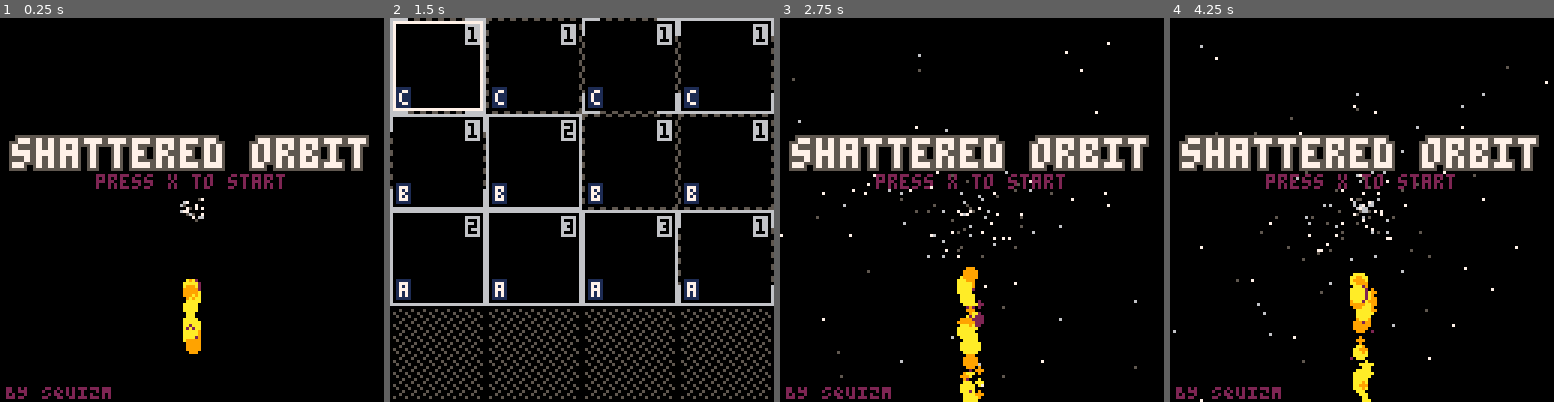
Above: before the commit, frames 1-4 (left to right).
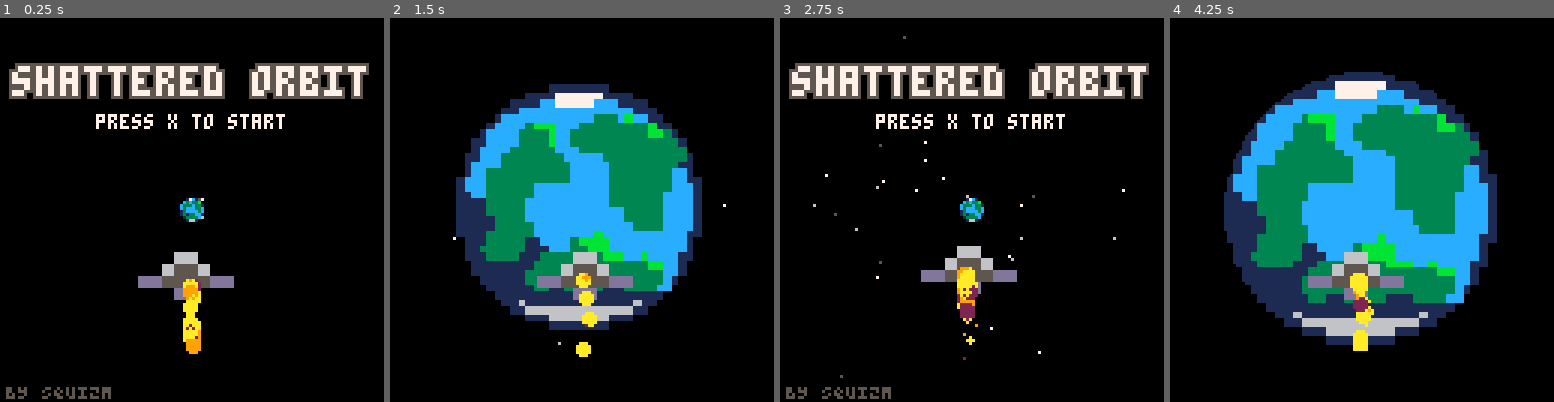
Above: after the commit, the same moments.

Repository: bancliffe/fof
Game: PICO-8 cartridge fof.p8
The game is run twice, just before and just after one commit, with the same random seed, the same clock (stepped at 60 frames per second) and the same inputs.
Inputs:
- Up to frame 1 (0.25 s): no input
- Up to frame 2 (1.5 s): tap X (X key) at 0.33, 1.07 s; tap O (Z key) at 0.7 s
- Up to frame 3 (2.75 s): hold Right 1.6-2.1 s; tap O (Z key) at 1.7, 2.1, 2.5 s; tap X (X key) at 1.85 s; hold Up 2.15-2.42 s; hold Right from 2.47 s (still down)
- Up to frame 4 (4.25 s): tap O (Z key) every 0.4 s from 2.9 to 4.1 s; tap X (X key) at 2.97, 4.08 s; release Right at 3.03 s; hold Left 3.08-3.58 s; hold Down 3.63-3.97 s; hold Right from 4.02 s (still down)

The runs differ from the first frame. In frame 1, 18% of the frame differs, in the area x 1-97%, y 11-100%; in frame 2, 44%, in the area x 0-100%, y 0-100%; in frame 3, 20%; in frame 4, 43%.

Commit message:
Added menu music and planet crash

Diff:
--- a/fof.lua
+++ b/fof.lua
@@ -3,13 +3,13 @@
 
 function _init()
     current_state=state.main_menu
-    current_state.init()
+    current_state:init()
 end
 
 function _update()
-    current_state.update()
+    current_state:update()
 end
 
 function _draw()
-    current_state.draw()
+    current_state:draw()
 end
--- a/states/main_menu.lua
+++ b/states/main_menu.lua
@@ -1,41 +1,93 @@
-
 particles={}
 max_particles=32
 ship_particles={}
 max_ship_particles=64
 
 state.main_menu={
-    init=function()
+
+    start_game=false,
+    start_timer=0,
+
+    init=function(self)
         for i=1,max_particles do
             add_menu_particle()
         end
         for i=1,max_ship_particles do
             add_ship_particle()
         end
+        music(0)
     end,
 
-    update=function()
+    update=function(self)
         if btnp(❎) then
-            current_state=state.map
-            current_state.init()
+            self.start_game = true
         end
+
+        if self.start_game then
+            self.start_timer +=1
+            if self.start_timer >60 then
+                current_state=state.map
+                current_state:init()
+                self.start_game=false
+                self.start_timer=0
+            end
+        end
+
         update_menu_particles()
         update_ship_particles()
     end,
 
-    draw=function()
+    draw=function(self)
         cls(0)
         camera()
         draw_menu_particles()
-        print_c("\f7\^w\^t\^o5ffshattered orbit", 64,40,2)
-        print_c("press x to start", 64, 52, 2)
-        print("BY SQUIZM", 2, 122, 2)
 
-       spr(1, 60, 60) -- Planet
-       sspr(16, 0, 8, 8, 48 + sin(time()*0.5)*1.5, 70 + cos(time()*0.5)*1.5, 32, 32)
+        -- center for the planet
+        local cx, cy = 64, 64
+        local base_size = 8
 
-        draw_ship_particles()
+        if not self.start_game then
+            local dw = base_size
+            local dh = base_size
+            -- sprite 1 is at (8,0) in the sprite sheet (32x32)
+            palt(0,false)
+            palt(14, true)
+            sspr(24, 0, 32, 32, cx - dw/2, cy - dh/2, dw, dh)
+            palt()
 
+            print_c("\f7\^w\^t\^o5ffshattered orbit", 64,16,2)
+            print_c("press x to start", 64, 32, 7)
+            -- draw ship
+            sspr(16, 0, 8, 8, 48 + sin(time()*0.5)*1.5, 70 + cos(time()*0.5)*1.5, 32, 32)
+            draw_ship_particles()
+
+            print("BY SQUIZM", 2, 122, 5)
+        else
+            -- grow planet centered over time (self.start_timer)
+            local t = mid(0, self.start_timer/60, 1) -- 0..1 over 60 frames
+            local max_size = 128
+            -- ease (optional): smoothstep like ease-in-out
+            local ease = t * t * (3 - 2 * t)
+            local size = base_size + (max_size - base_size) * ease
+            palt(0,false)
+            palt(14, true)
+            sspr(24, 0, 32, 32, cx - size/2, cy - size/2, size, size)
+            palt()
+
+            -- draw ship
+            sspr(16, 0, 8, 8, 48 + sin(time()*0.5)*1.5, 70 + cos(time()*0.5)*1.5, 32, 32)
+            draw_ship_particles()
+
+            print("BY SQUIZM", 2, 122, 5)
+
+
+            poke(0x5f34,0x2)
+            t = mid(0, self.start_timer/60, 1)
+            local rad = 128 * (1 - t)
+            if rad > 1 then
+	            circfill(64,64,rad,0|0x1800)
+            end
+        end
     end
 }
 
--- a/states/map.lua
+++ b/states/map.lua
@@ -1,7 +1,10 @@
 state.map={
+
     init=function()
+        music(-1)
         terrain_deck = {}
         selected_terrain={x=0, y=0}
+        selected_unit=1 -- default to the first unit in the tile
         setup_test_mission()
 
         show_los = false
@@ -20,10 +23,24 @@
     end,
 
     update=function()
-        if btnp(⬅️) then selected_terrain.x = (selected_terrain.x - 1) % 4 end
-        if btnp(➡️) then selected_terrain.x = (selected_terrain.x + 1) % 4 end
-        if btnp(⬆️) then selected_terrain.y = (selected_terrain.y - 1) % 4 end
-        if btnp(⬇️) then selected_terrain.y = (selected_terrain.y + 1) % 4 end
+        if not camera_focused then
+            if btnp(⬅️) then selected_terrain.x = (selected_terrain.x - 1) % 4 end
+            if btnp(➡️) then selected_terrain.x = (selected_terrain.x + 1) % 4 end
+            if btnp(⬆️) then selected_terrain.y = (selected_terrain.y - 1) % 4 end
+            if btnp(⬇️) then selected_terrain.y = (selected_terrain.y + 1) % 4 end
+        else
+            if btnp(⬅️) or btnp(⬆️) then
+                selected_unit -= 1
+                if selected_unit < 1 then selected_unit = #terrain_deck[selected_terrain.x][selected_terrain.y].units end
+            end
+            if btnp(➡️) or btnp(⬇️) then
+                selected_unit += 1
+                if selected_unit > #terrain_deck[selected_terrain.x][selected_terrain.y].units then selected_unit = 1 end
+            end
+            for i=1, #terrain_deck[selected_terrain.x][selected_terrain.y].units do
+                terrain_deck[selected_terrain.x][selected_terrain.y].units[i].is_selected = (i == selected_unit)
+            end
+        end
 
         if btnp(🅾️) then
             if not camera_focused then
@@ -31,15 +48,27 @@
                 current_state.init()
             else
                 camera_focused = false
-            end
+                local tile = terrain_deck[selected_terrain.x][selected_terrain.y]
+                if #tile.units >0 then
+                    terrain_deck[selected_terrain.x][selected_terrain.y].units[selected_unit].is_selected = false
+                    selected_unit = 1
+                end
+            end
+            selected_unit = 1
         end
         if btnp(❎) then
-            camera_focused = not camera_focused
+            if not camera_focused then
+                camera_focused = true
+                local tile = terrain_deck[selected_terrain.x][selected_terrain.y]
+                if #tile.units > 0 then
+                   tile.units[selected_unit].is_selected=true
+                end
+            end
         end
 
         if camera_focused then
-            camera_dest.x = (selected_terrain.x * 32) - 48
-            camera_dest.y = (selected_terrain.y * 32) - 48
+            camera_dest.x = (selected_terrain.x * 32)-8
+            camera_dest.y = (selected_terrain.y * 32)-8
         else
             camera_dest.x = 0
             camera_dest.y = 0
@@ -49,7 +78,6 @@
     end,
 
     draw=function()
-        -- Draw game elements
         cls()
         camera(cam.x, cam.y)
 
@@ -170,4 +198,8 @@
             terrain_deck[i][j].potential_contact=contacts[j+1]
         end
     end
+
+    -- set starting units
+    add(terrain_deck[0][3].units, make_unit("A1", "-1", "short"))
+    add(terrain_deck[0][3].units, make_unit("A2", "-1", "short"))
 end
--- a/terrain.lua
+++ b/terrain.lua
@@ -1,5 +1,6 @@
 function make_terrain_card(name, defence, cover_type, cover_locations, los)
     local card={}
+    card.units={}
     card.name = name or "field"
     card.defence = defence or rnd({1,1,1,1,1,1,1,2,2,3})
     card.is_staging_area = false
@@ -44,7 +45,11 @@
                 print("\#1"..self.potential_contact, x+3, y+24,7)
             end
         end
+
+        -- Draw units
+        for i=1, #self.units do
+            self.units[i]:draw(x+4, y+8*i)
+        end
     end
-    card.units={}
     return card
 end
--- a/unit.lua
+++ b/unit.lua
@@ -1,12 +1,16 @@
-function make_unit(name, attack, range, health)
+function make_unit(name, vof, range, health)
     local unit = {}
     unit.name = name or "A1"
-    unit.vof = attack or "-1"
+    unit.vof = vof or "-1"
     unit.range = range or "short"
     unit.health = health or 3
     unit.special_abilities = {}
+    unit.is_selected = false
     unit.draw = function(self, x, y)
-        rectfill(x,y,x+8,y+8,8)
+        rectfill(x,y,x+4,y+4,3)
+        if self.is_selected then
+            rect(x-1,y-1,x+5,y+5,7)
+        end
     end
     return unit
 end
Not shown, changed: 172 lines of the sprite sheet (__gfx__) section of fof.p8
Not shown, changed: the thumbnail (__label__) section of fof.p8
Not shown, changed: the music (__music__) section of fof.p8
Not shown, changed: the sound effects (__sfx__) section of fof.p8
